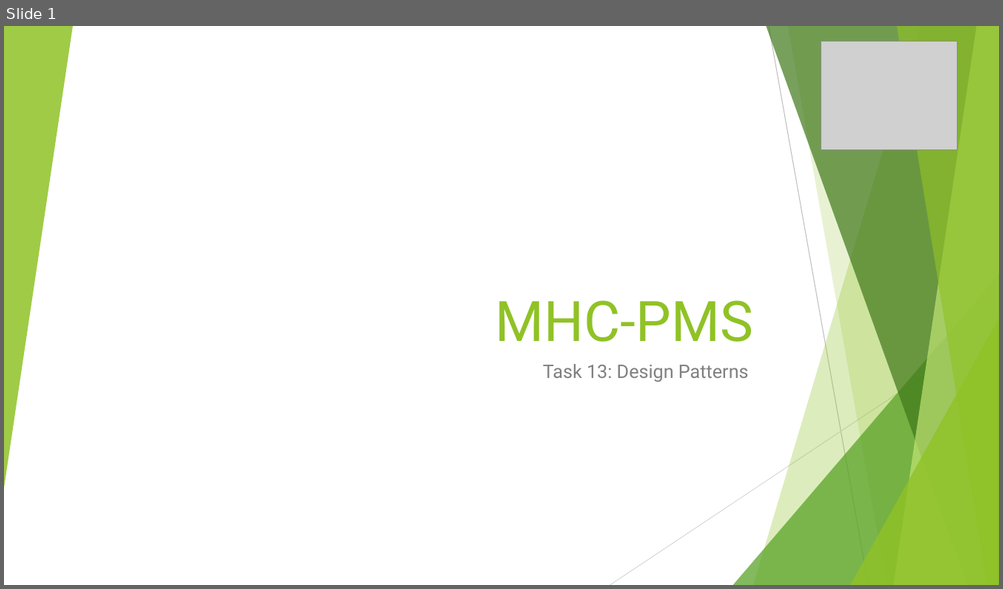
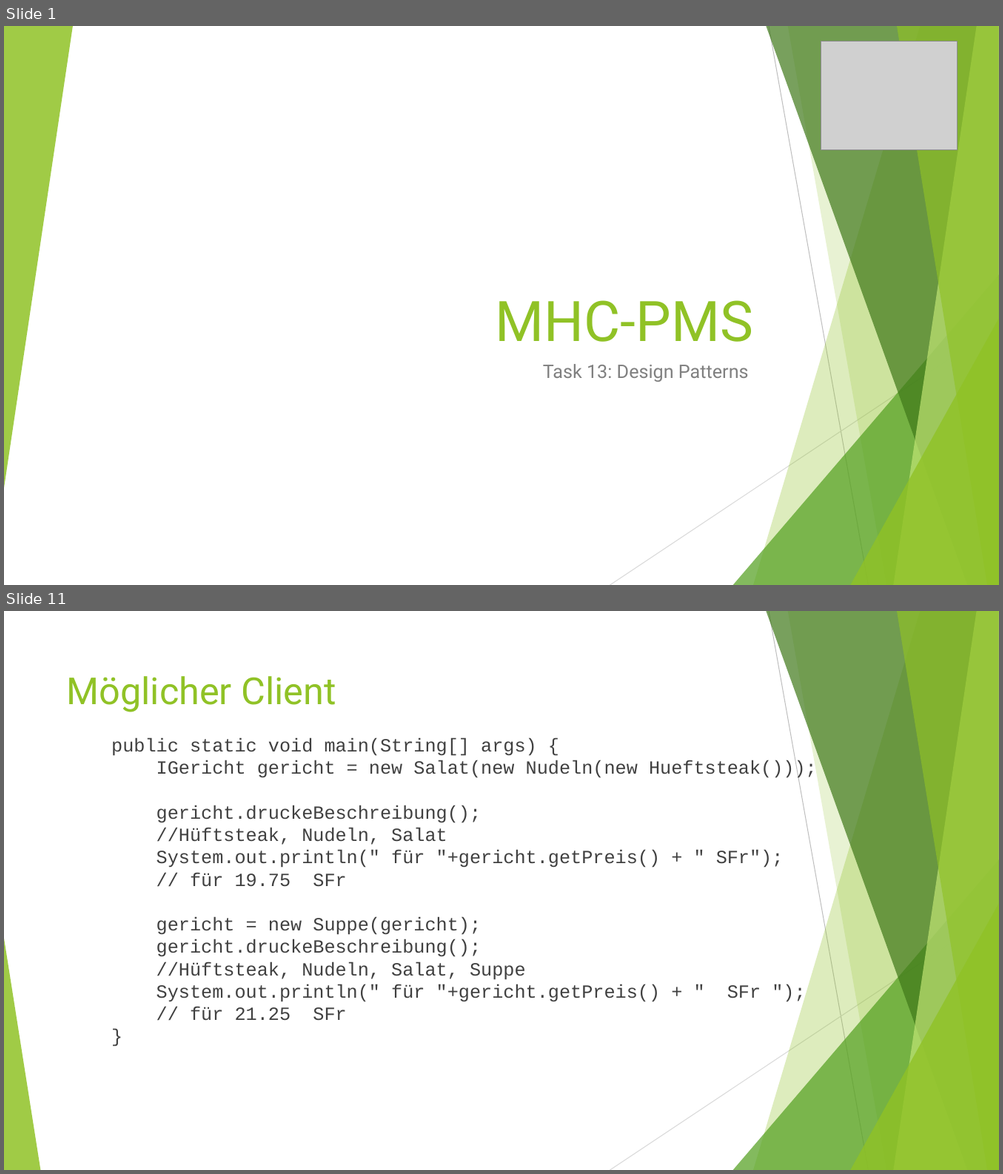
Before and after one commit to lants1/ch.bfh.bti7081.s2013.green, a slide deck: ch.bfh.bti7081.s2013.green/doc/task13/Task13_Präsentation.pptx. Shown one above the other, each under a label of ours: slide 1 before the commit, slides 1 and 11 after it; the slides between them are not shown. The pictures are 1003x589 and 1003x1174 pixels, drawn with LibreOffice and Linux fonts; fonts in the diff are those of the drawing; grey boxes stand for pictures; background and template pictures are left out. Boxes give left, top, right and bottom in pixels: in the first picture for what was removed or moved away, otherwise in the second. Text is boxed around its words. In the diff, an @@ line names an element or a change of style, - is before the commit and + after.

```diff
--- a/ch.bfh.bti7081.s2013.green/doc/task13/Task13_Präsentation.pptx
+++ b/ch.bfh.bti7081.s2013.green/doc/task13/Task13_Präsentation.pptx
@@ slide 11 added at (x1=4, y1=611, x2=999, y2=1170), background #FFFFFF; not listed: 9 template elements that a slide beside it also shows @@
@@ title added at (x1=67, y1=676, x2=336, y2=712), 36 pt, text #90C226 @@
+Möglicher Client
@@ text added at (x1=111, y1=738, x2=817, y2=1021), 18 pt, text #404040 @@
+public static void main(String[] args) {
+IGericht gericht = new Salat(new Nudeln(new Hueftsteak()));
+gericht.druckeBeschreibung();
+//Hüftsteak, Nudeln, Salat
+System.out.println(" für "+gericht.getPreis() + " SFr");
+// für 19.75 SFr
+gericht = new Suppe(gericht);
+gericht.druckeBeschreibung();
+//Hüftsteak, Nudeln, Salat, Suppe
+System.out.println(" für "+gericht.getPreis() + " SFr ");
+// für 21.25 SFr
+}
@@ triangle added at (x1=4, y1=939, x2=40, y2=1170), fill #90C226 at 85% opacity @@
```
Also in this commit, not shown: 2 slides changed, 7 other slides added, 1 slide removed, 1 other file.
